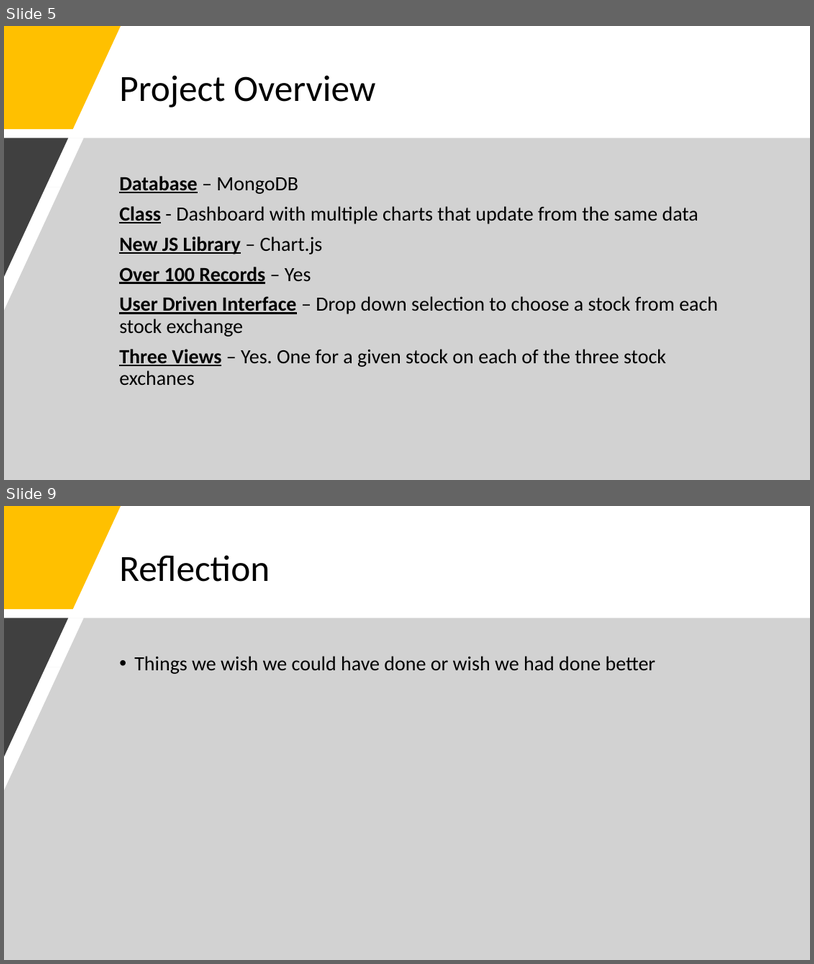
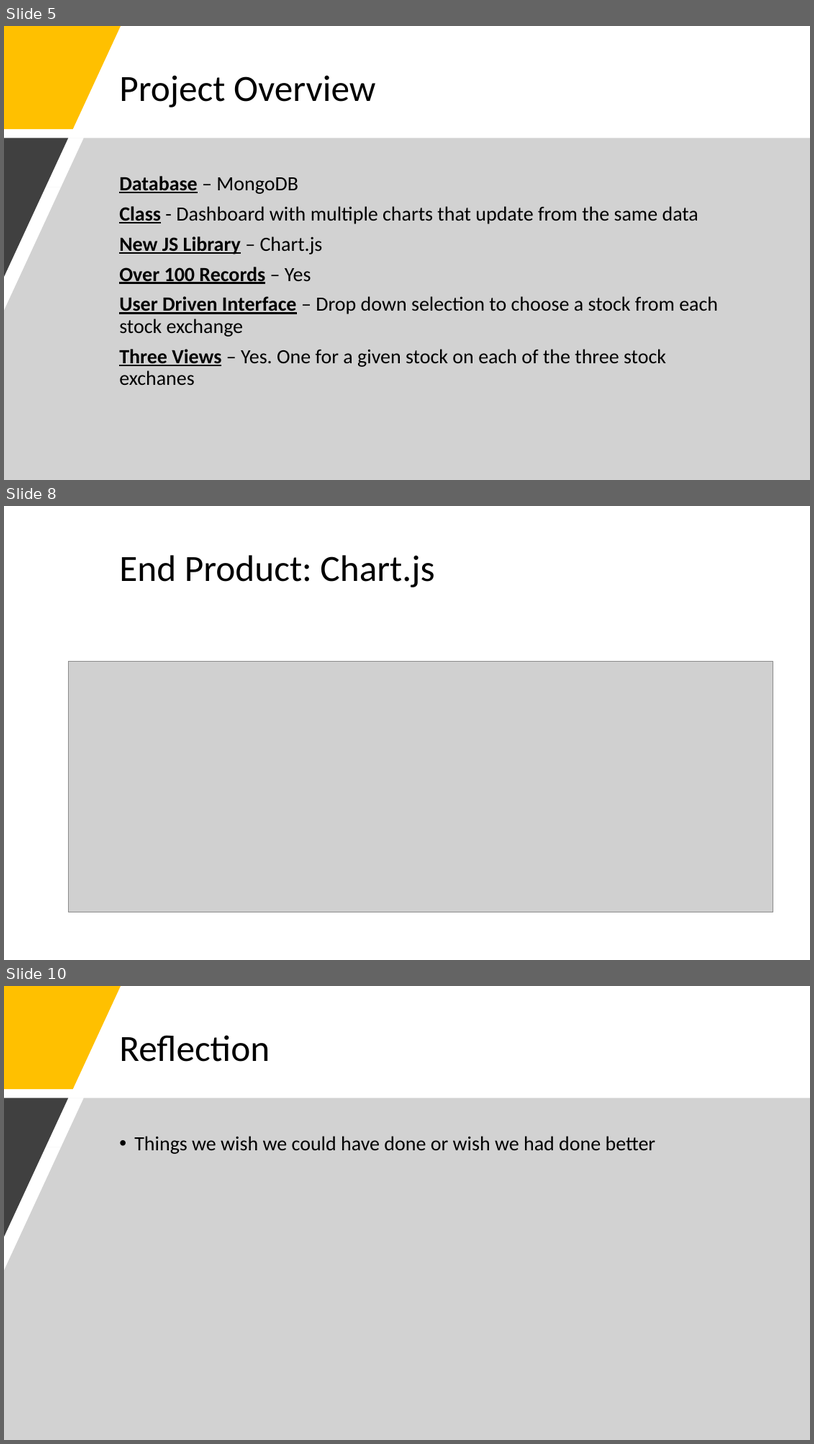
Before and after one commit to armywalrus/Stock-Market-Spotlight-Tech-Stocks, a slide deck: Project 2 Presentation.pptx. Shown one above the other, each under a label of ours: slides 5 and 9 before the commit, slides 5, 8 and 10 after it; the slides between them are not shown. The pictures are 814x964 and 814x1444 pixels, drawn with LibreOffice and Linux fonts; fonts in the diff are those of the drawing; grey boxes stand for pictures; background and template pictures are left out. Boxes give left, top, right and bottom in pixels: in the first picture for what was removed or moved away, otherwise in the second. Text is boxed around its words. In the diff, an @@ line names an element or a change of style, - is before the commit and + after.

```diff
--- a/Project 2 Presentation.pptx
+++ b/Project 2 Presentation.pptx
@@ slide 8 added at (4, 506, 810, 960), background picture (left out) @@
@@ title added at (119, 555, 435, 587), 44 pt, text #000000 @@
+End Product: Chart.js
@@ picture added at (68, 662, 774, 912) @@
@@ what was slide 9 is now slide 10 @@
```
Also in this commit, not shown: 4 slides changed, 4 other files.
